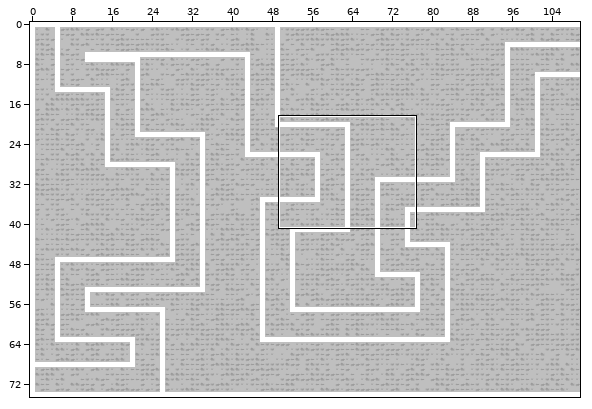
Tiled map -- android/assets/FunCity.tmx. The picture above shows the old version from afar; the outline marks the close-up.
Close-up. Before the edit:
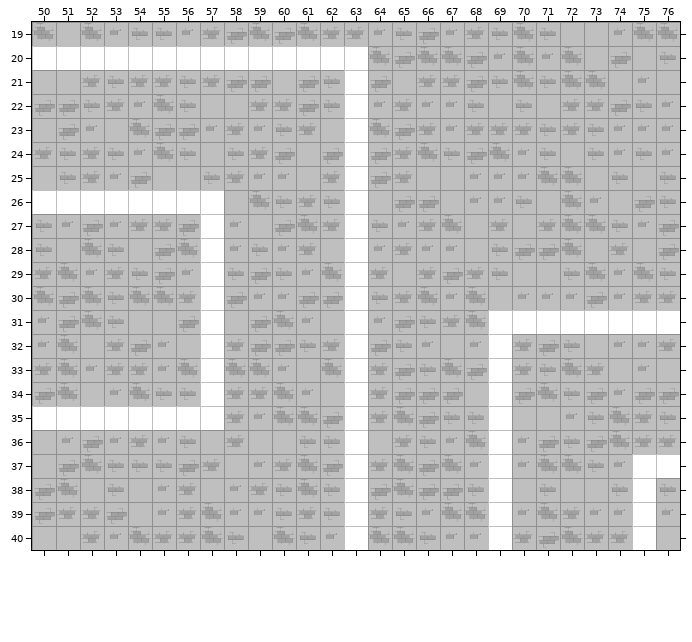
Cells are 64x64 px. Shown: x 50..76, y 19..40. The commit also changed other parts of the map, which this record leaves out.
After the commit:
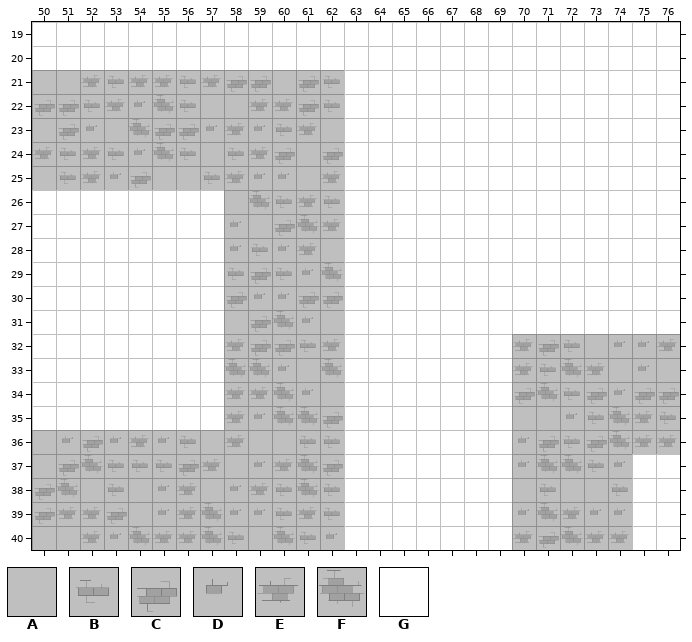
Key: from "Tiles": A 6, B 7, C 8, D 9, E 10, F 11, G 12.
_ is an empty cell.
The exact change:
Layer "Light":
y 19: x 50..76 FAFDBBDECFCFEEDBCDEBFBAADFF -> GGGGGGGGGGGGGGGGGGGGGGGGGGG
y 20: x 64..76 FCFFCDFDFACAB -> GGGGGGGGGGGGG
y 21: x 64..76 CAEECBFBFFADA -> GGGGGGGGGGGGG
y 22: x 64..76 DEDDBABAEECBD -> GGGGGGGGGGGGG
y 23: x 64..76 FCEDEEEBEBDDD -> GGGGGGGGGGGGG
y 24: x 64..76 CEFBCFDBABDBD -> GGGGGGGGGGGGG
y 25: x 64..76 CEAADDDFFABAB -> GGGGGGGGGGGGG
y 26: x 64..76 ACCADDBAFDACB -> GGGGGGGGGGGGG
y 27: x 50..56 BDCDEEC -> GGGGGGG; x 64..76 BDEFAEAEFFBDC -> GGGGGGGGGGGGG
y 28: x 50..56 BAFBACF -> GGGGGGG; x 64..76 DEDDABCCFAEAC -> GGGGGGGGGGGGG
y 29: x 50..56 EFDEBCD -> GGGGGGG; x 64..76 EAECEBAABFDFB -> GGGGGGGGGGGGG
y 30: x 50..56 FCFBFFE -> GGGGGGG; x 64..76 BEFDFADDDCDEE -> GGGGGGGGGGGGG
y 31: x 50..56 DCFBAAC -> GGGGGGG; x 64..68 DCBEF -> GGGGG
y 32: x 50..56 DFAECDA -> GGGGGGG; x 64..68 CBDAD -> GGGGG
y 33: x 50..56 EFDEEDF -> GGGGGGG; x 64..68 ECBFC -> GGGGG
y 34: x 50..56 CFADFBB -> GGGGGGG; x 64..68 ECCCA -> GGGGG
y 35: x 64..68 EFCBB -> GGGGG
y 36: x 64..68 AEBDF -> GGGGG
y 37: x 64..68 EFCFD -> GGGGG
y 38: x 64..68 CFCCB -> GGGGG; x 76 B -> G
y 39: x 64..68 EBDFF -> GGGGG; x 76 D -> G
y 40: x 64..68 FFBDD -> GGGGG; x 76 A -> G
Where, in picture pixels (left, top, right, bottom), the same in both close-ups:
changed: (32, 22, 680, 550)
